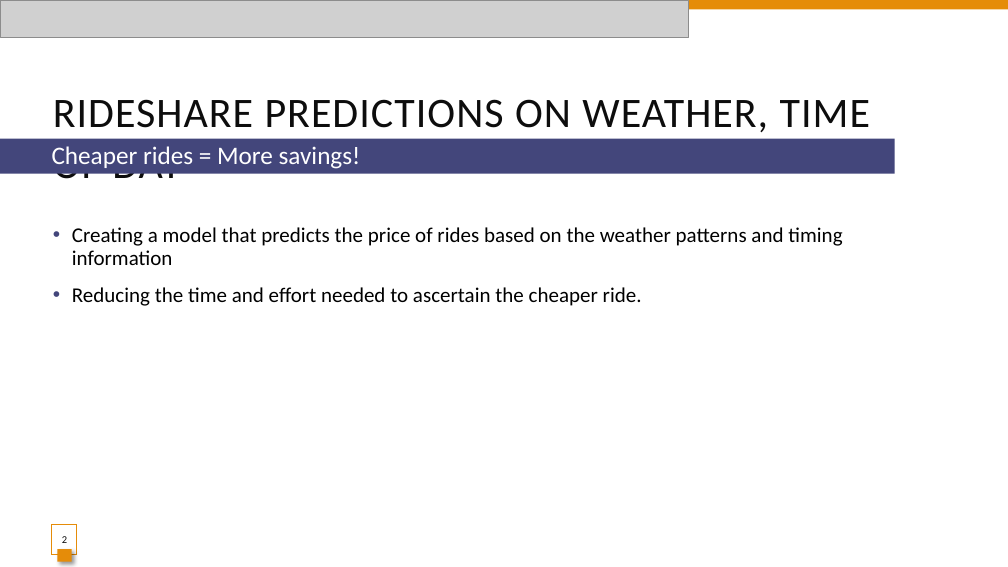
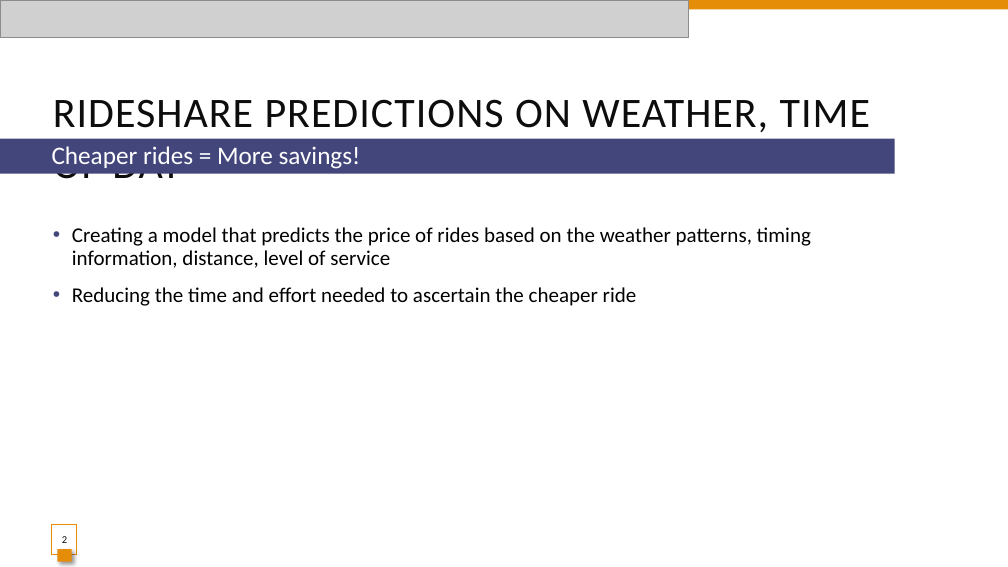
Before and after one commit to eugeniagr/WhoRunTheWorld_TaxisProject, a slide deck: slide 2 of UBER_LYFT_prices_prediction_Project_final.pptx. Drawn at 1008x567 pixels with LibreOffice and Linux fonts; fonts in the diff are those of the drawing; grey boxes stand for pictures. Boxes give left, top, right and bottom in pixels: in the first picture for what was removed or moved away, otherwise in the second. Text is boxed around its words. In the diff, an @@ line names an element or a change of style, - is before the commit and + after.

Commit message:
Final Presentation

```diff
--- a/UBER_LYFT_prices_prediction_Project_final.pptx
+++ b/UBER_LYFT_prices_prediction_Project_final.pptx
@@ text at box(72, 227, 811, 306): text changed @@
-• Creating a model that predicts the price of rides based on the weather patterns and timing information
-• Reducing the time and effort needed to ascertain the cheaper ride.
+• Creating a model that predicts the price of rides based on the weather patterns, timing information, distance, level of service
+• Reducing the time and effort needed to ascertain the cheaper ride
```
Also in this commit, not shown: 2 other slides changed, 2 slides added, 1 other file.
